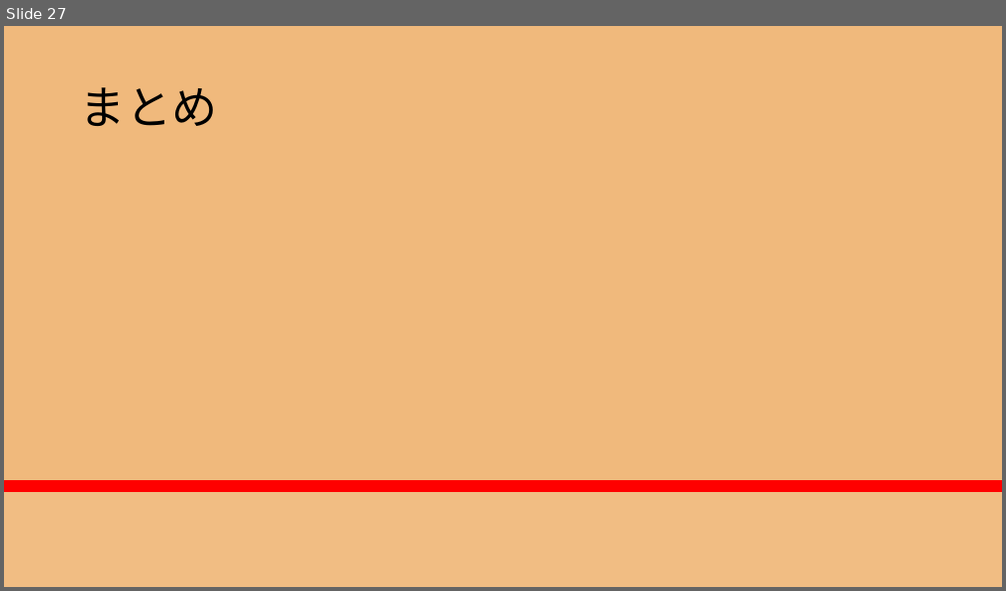
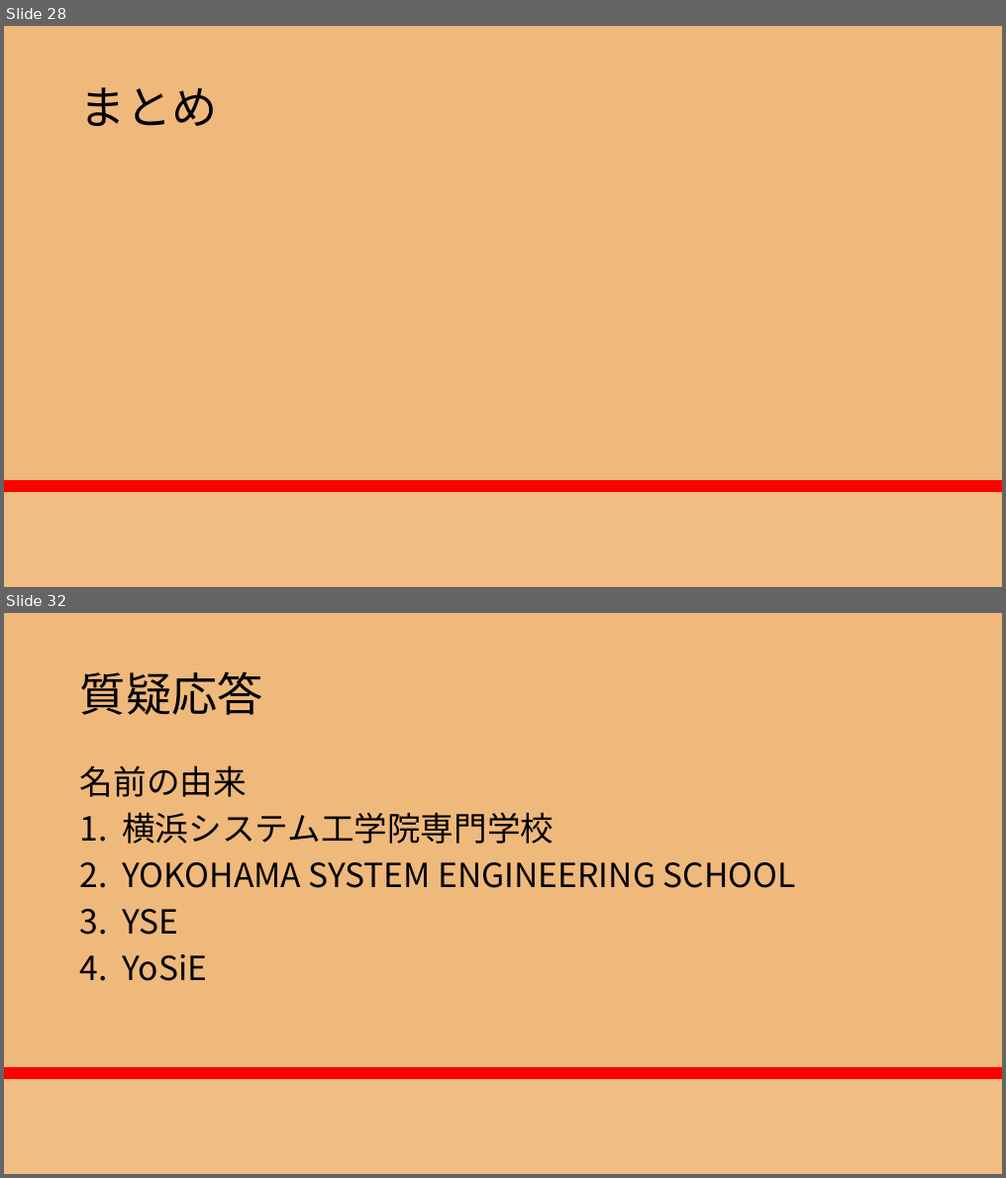
Before and after one commit to RikiishiSuzunosuke/AIspeaker_yosie, a slide deck: presentation/AIスピーカー開発_3_main.pptx. Shown one above the other, each under a label of ours: slide 27 before the commit, slides 28 and 32 after it; the slides between them are not shown. The pictures are 1006x591 and 1006x1178 pixels, drawn with LibreOffice and Linux fonts; fonts in the diff are those of the drawing. Boxes give left, top, right and bottom in pixels: in the first picture for what was removed or moved away, otherwise in the second. Text is boxed around its words. In the diff, an @@ line names an element or a change of style, - is before the commit and + after.

```diff
--- a/presentation/AIスピーカー開発_3_main.pptx
+++ b/presentation/AIスピーカー開発_3_main.pptx
@@ slide 32 added at (4,613,1002,1174), background gradient #F0B97C to #FF0000 to #F86446 to #F1BD83 @@
@@ title added at (80,671,263,715), 44 pt, text #000000 @@
+質疑応答
@@ text added at (80,765,796,981), 32 pt, text #000000 @@
+名前の由来
+1. 横浜システム工学院専門学校
+2. YOKOHAMA SYSTEM ENGINEERING SCHOOL
+3. YSE
+4. YoSiE
@@ what was slide 27 is now slide 28 @@
```
Also in this commit, not shown: 24 slides changed, 4 other slides added, 1 slide removed, 5 other files.
